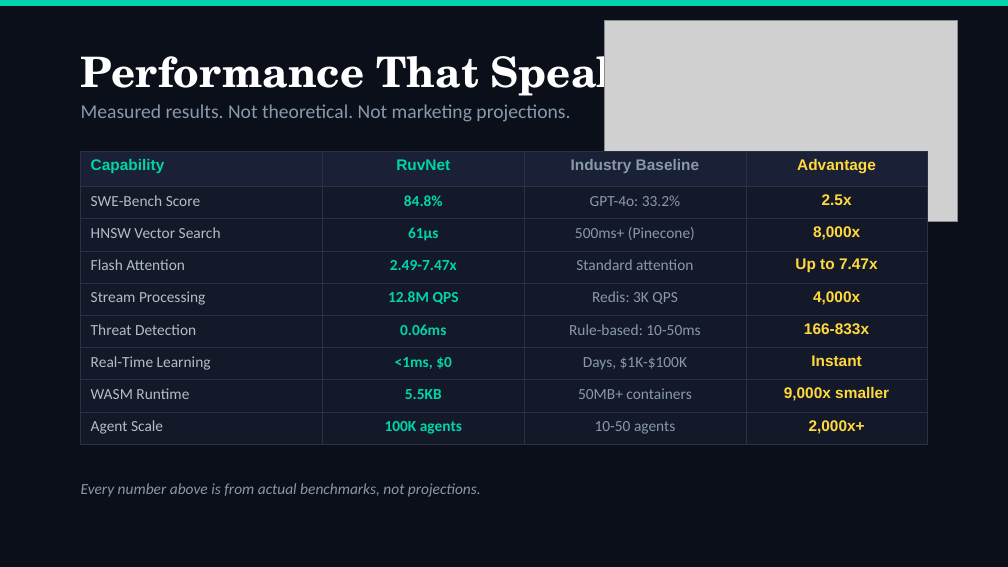
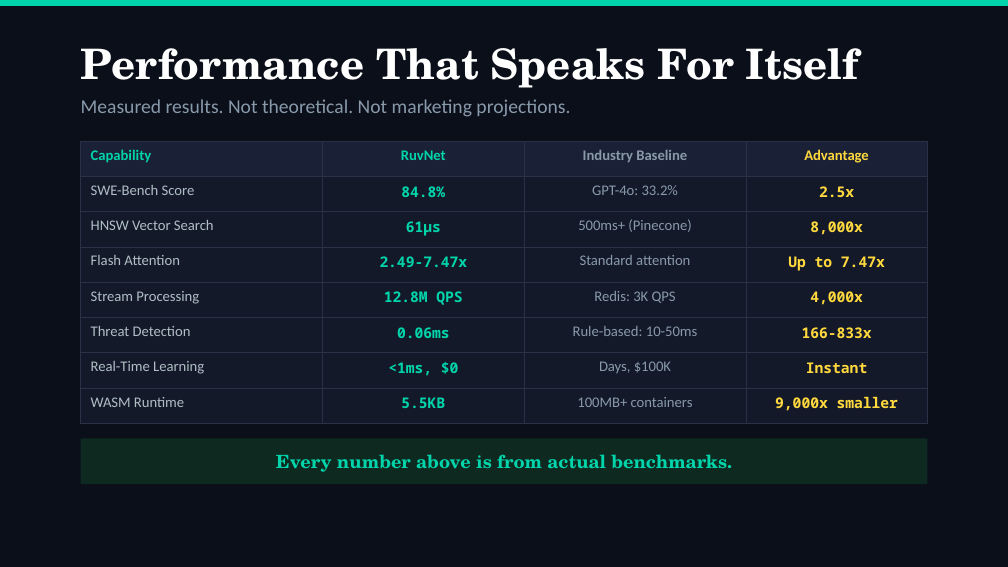
Before and after one commit to JLMA-Agentic-Ai/jlma-Ask-Ruvnet, a slide deck: slide 9 of docs/presentations/CEO-Deck-RuvNet-2026.pptx (slide 13 before the commit). Drawn at 1008x567 pixels with LibreOffice and Linux fonts; fonts in the diff are those of the drawing; grey boxes stand for pictures. Boxes give left, top, right and bottom in pixels: in the first picture for what was removed or moved away, otherwise in the second. Text is boxed around its words. In the diff, an @@ line names an element or a change of style, - is before the commit and + after.

```diff
--- a/docs/presentations/CEO-Deck-RuvNet-2026.pptx
+++ b/docs/presentations/CEO-Deck-RuvNet-2026.pptx
@@ picture removed at [605,20,958,222] @@
@@ text "Performance That Speaks For Itself" rewrapped from [81,44,646,101] to [81,48,859,88] @@
@@ text "Measured results. Not theoretical. Not ...": place and size @@
-text "Measured results. Not theoretical. Not ..." at [81,104,570,122]
+text "Measured results. Not theoretical. Not ..." at [81,99,570,117]
@@ table at [81,141,927,415] @@
-row 7: Real-Time Learning | <1ms, $0 | Days, $1K-$100K | Instant
-row 8: WASM Runtime | 5.5KB | 50MB+ containers | 9,000x smaller
-row 9: Agent Scale | 100K agents | 10-50 agents | 2,000x+
+row 7: Real-Time Learning | <1ms, $0 | Days, $100K | Instant
+row 8: WASM Runtime | 5.5KB | 100MB+ containers | 9,000x smaller
@@ table: place and size @@
-table at [81,151,927,438]
+table at [81,141,927,415]
@@ rectangle added at [81,438,927,484], fill #0D2920 @@
@@ text at [276,454,732,472]: text changed; size 11 to 13 pt; font Calibri to TeX Gyre Schola; text colour #8899AA to #00D4AA; bold on; italic off @@
-Every number above is from actual benchmarks, not projections.
+Every number above is from actual benchmarks.
```
Also in this commit, not shown: 14 other slides changed, 4 slides added, 4 slides removed, 3 other files.
